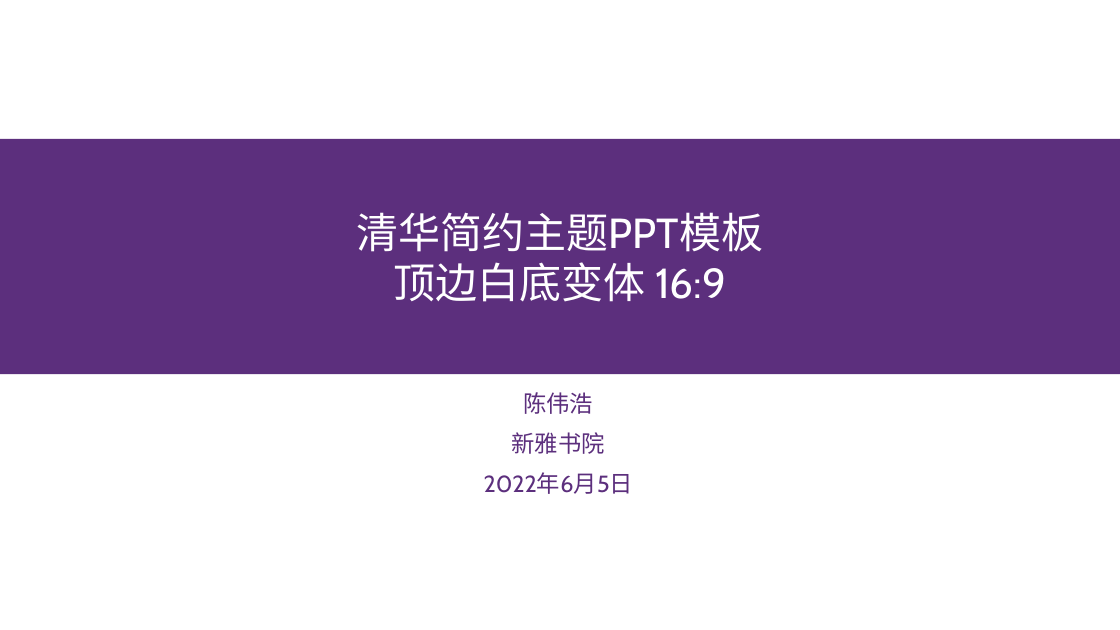
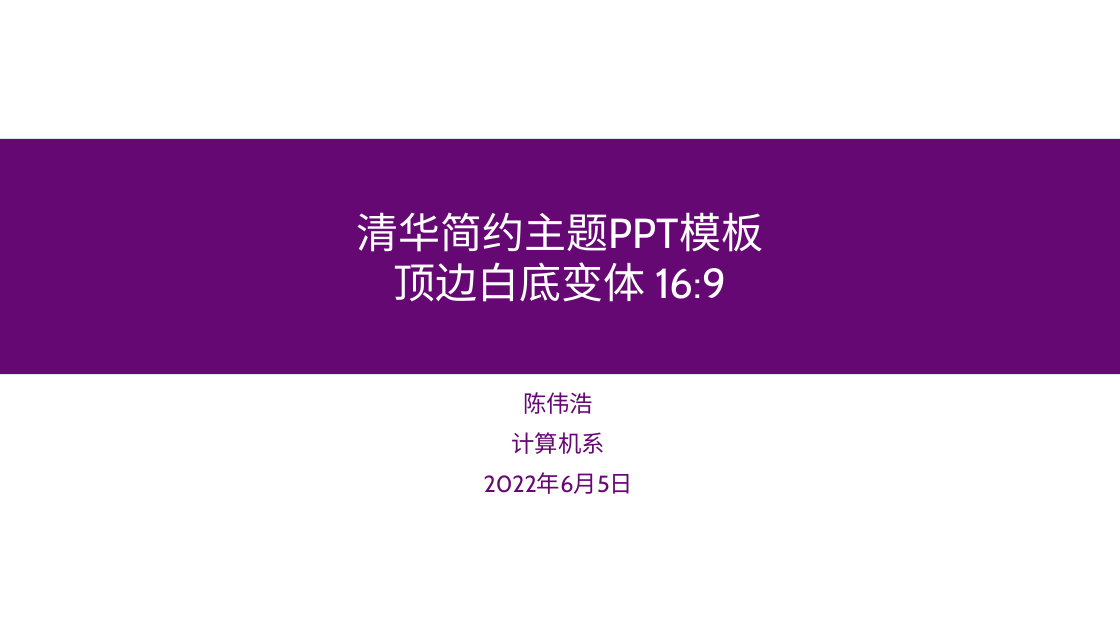
Before and after one commit to atomiechen/THU-PPT-Theme, a slide deck: slide 1 of v3顶边白底变体16-9.pptx. Drawn at 1120x630 pixels with LibreOffice and Linux fonts; fonts in the diff are those of the drawing; background and template pictures are left out. Boxes give left, top, right and bottom in pixels: in the first picture for what was removed or moved away, otherwise in the second. Text is boxed around its words. In the diff, an @@ line names an element or a change of style, - is before the commit and + after.

Commit message:
Major update: 对于浅色背景模板，根据《清华大学视觉形象识别系统手册》，纠正清华主题色，使用校徽校名矢量图

```diff
--- a/v3顶边白底变体16-9.pptx
+++ b/v3顶边白底变体16-9.pptx
@@ rectangle at [0, 139, 1120, 374]: fill #5C2F7D to #660874 @@
@@ subtitle at [484, 392, 633, 494]: text colour #5C2F7D to #660874 in "陈伟浩", "2022年6月5日" @@
@@ subtitle at [512, 432, 605, 454]: text changed; text colour #5C2F7D to #660874 @@
-新雅书院
+计算机系
```
Also in this commit, not shown: 7 other slides changed, 4 other files.
